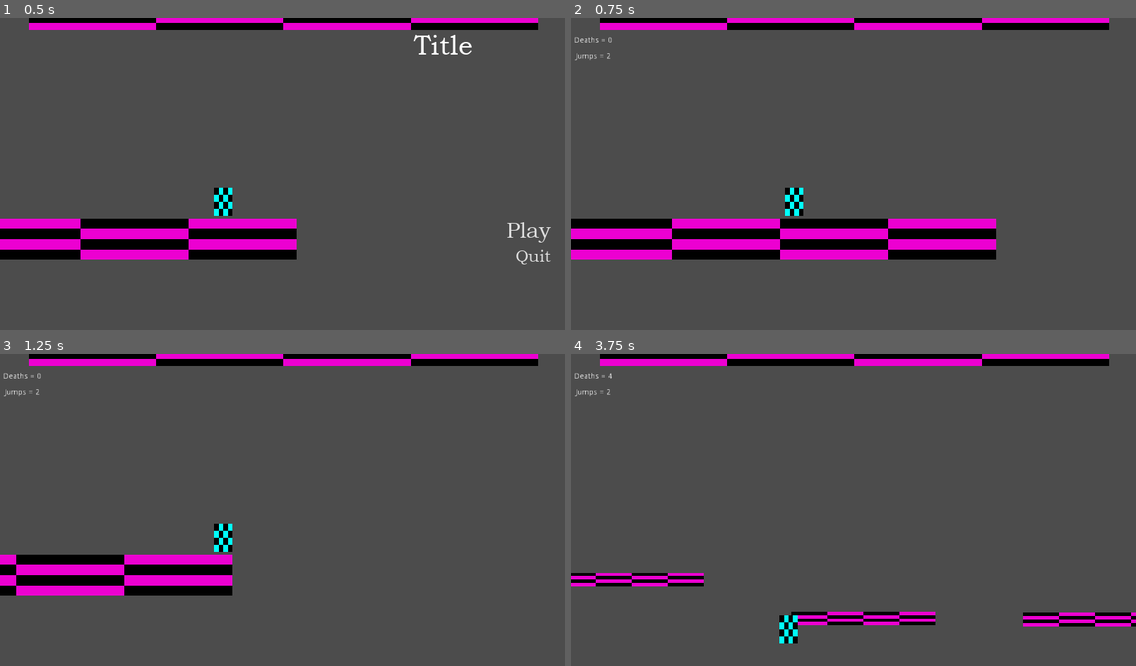
Above: before the commit, frames 1-4 (two rows, left to right).
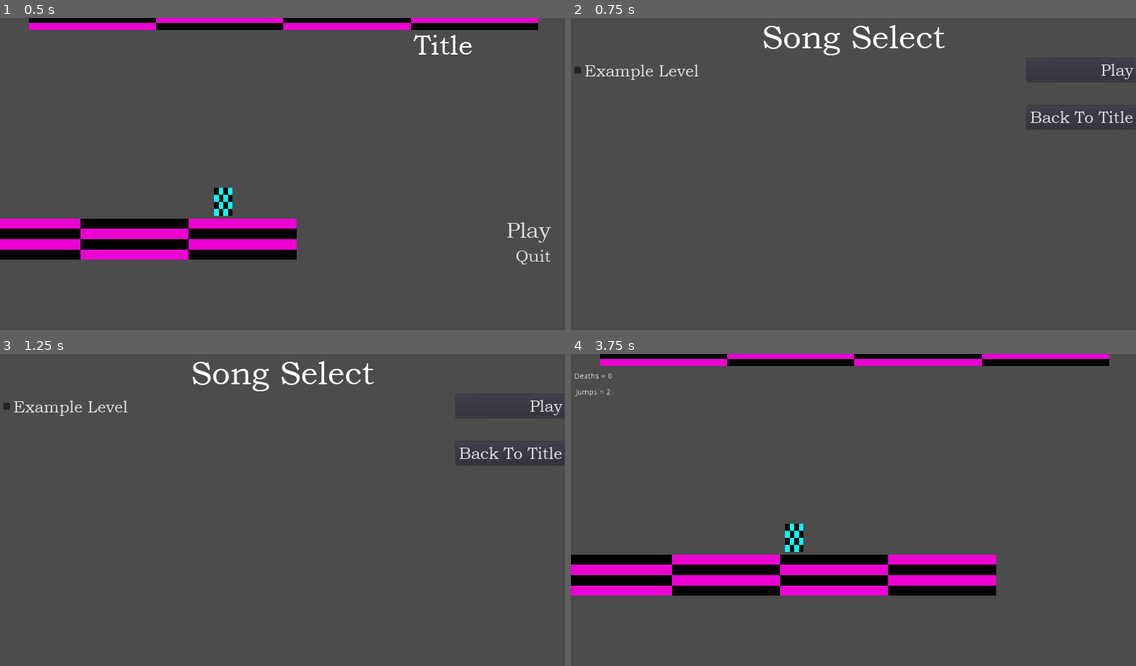
Above: after the commit, the same moments.

Repository: mxd1760/Marc-2
Game: Godot game, scene res://Title Screen.tscn
Same seed, same stepped clock (60 frames per second), same inputs: the game is played once before the commit and once after it.
Inputs (mouse positions are in pixels of both pictures, inside the frame that each line leads up to):
- Up to frame 1 (0.5 s): no input
- Up to frame 2 (0.75 s): click "Play" at 0.5 s
- Up to frame 3 (1.25 s): no input
- Up to frame 4 (3.75 s): click (797, 407) at 1.25 s, where only the run after the commit has a clickable "Example Level"; click (1079, 453) at 2 s, where only the run after the commit has a clickable "Back To Title"; click (1056, 566) at 2.75 s, where only the run after the commit has a clickable "Play"; click (1079, 407) at 3.5 s, where only the run after the commit has a clickable "Play"

Frame 1 is identical in both runs. In frame 2, 15% of the frame differs, in the area x 0-100%, y 0-78%; in frame 3, 11%; in frame 4, 12%.

Commit message:
Added a new song select menu
Currently the song select menu just lets you pass through to the game: that is to say it's mostly just a placeholder.

Diff:
--- /dev/null
+++ b/Song Select.gd
@@ -0,0 +1,13 @@
+extends MarginContainer
+
+# Called when the node enters the scene tree for the first time.
+func _ready():
+	pass # Replace with function body.
+
+func _on_Play_Button_pressed():
+	get_tree().change_scene("res://Game Scene.tscn")
+	pass # Replace with function body.
+
+func _on_Back_Button_pressed():
+	get_tree().change_scene("res://Title Screen.tscn")
+	pass # Replace with function body.
--- /dev/null
+++ b/Song Select.tscn
@@ -0,0 +1,67 @@
+[gd_scene load_steps=5 format=2]
+
+[ext_resource path="res://Song Select.gd" type="Script" id=1]
+[ext_resource path="res://assets/fonts/BOOKOS.TTF" type="DynamicFontData" id=2]
+[ext_resource path="res://assets/fonts/Menu Button.tres" type="DynamicFont" id=3]
+
+[sub_resource type="DynamicFont" id=1]
+size = 60
+font_data = ExtResource( 2 )
+
+[node name="Song Select" type="MarginContainer"]
+anchor_right = 1.0
+anchor_bottom = 1.0
+script = ExtResource( 1 )
+__meta__ = {
+"_edit_use_anchors_": false
+}
+
+[node name="VBoxContainer" type="VBoxContainer" parent="."]
+margin_right = 1024.0
+margin_bottom = 600.0
+
+[node name="Title" type="Label" parent="VBoxContainer"]
+margin_right = 1024.0
+margin_bottom = 71.0
+custom_fonts/font = SubResource( 1 )
+text = "Song Select"
+align = 1
+
+[node name="HBoxContainer" type="HSplitContainer" parent="VBoxContainer"]
+margin_top = 75.0
+margin_right = 1024.0
+margin_bottom = 204.0
+split_offset = 650
+dragger_visibility = 1
+
+[node name="Levels" type="VBoxContainer" parent="VBoxContainer/HBoxContainer"]
+margin_right = 806.0
+margin_bottom = 129.0
+
+[node name="CheckButton" type="CheckBox" parent="VBoxContainer/HBoxContainer/Levels"]
+margin_right = 806.0
+margin_bottom = 44.0
+custom_fonts/font = ExtResource( 3 )
+text = "Example Level"
+
+[node name="VBoxContainer" type="VBoxContainer" parent="VBoxContainer/HBoxContainer"]
+margin_left = 818.0
+margin_right = 1024.0
+margin_bottom = 129.0
+custom_constants/separation = 45
+
+[node name="Play Button" type="Button" parent="VBoxContainer/HBoxContainer/VBoxContainer"]
+margin_right = 206.0
+margin_bottom = 42.0
+custom_fonts/font = ExtResource( 3 )
+text = "Play"
+align = 2
+
+[node name="Back Button" type="Button" parent="VBoxContainer/HBoxContainer/VBoxContainer"]
+margin_top = 87.0
+margin_right = 206.0
+margin_bottom = 129.0
+custom_fonts/font = ExtResource( 3 )
+text = "Back To Title"
+[connection signal="pressed" from="VBoxContainer/HBoxContainer/VBoxContainer/Play Button" to="." method="_on_Play_Button_pressed"]
+[connection signal="pressed" from="VBoxContainer/HBoxContainer/VBoxContainer/Back Button" to="." method="_on_Back_Button_pressed"]
--- a/scripts/Title Screen.gd
+++ b/scripts/Title Screen.gd
@@ -17,7 +17,7 @@
 
 
 func _on_Play_Button_pressed():
-	get_tree().change_scene("res://Game Scene.tscn")
+	get_tree().change_scene("res://Song Select.tscn")
 	pass # Replace with function body.
 
 
